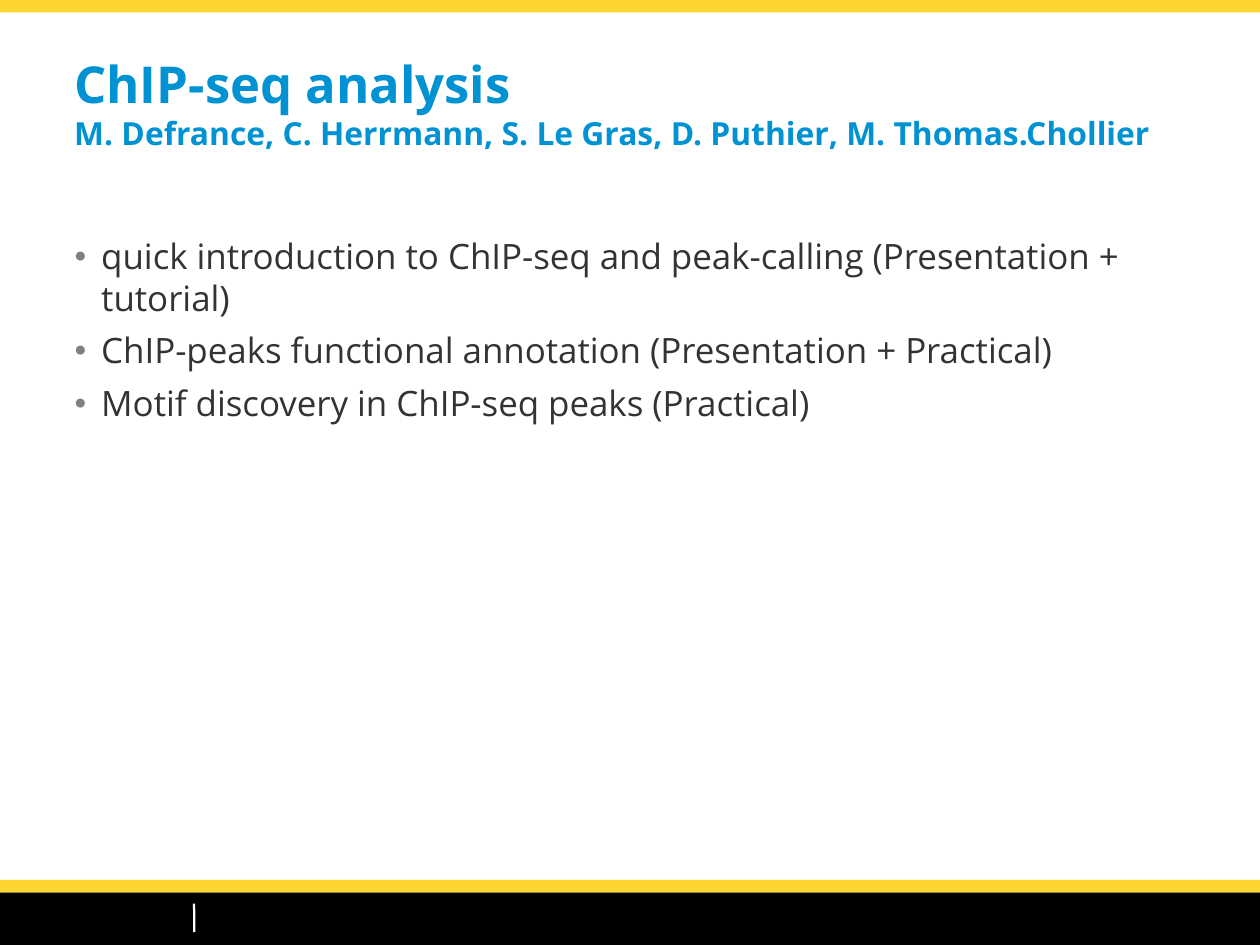
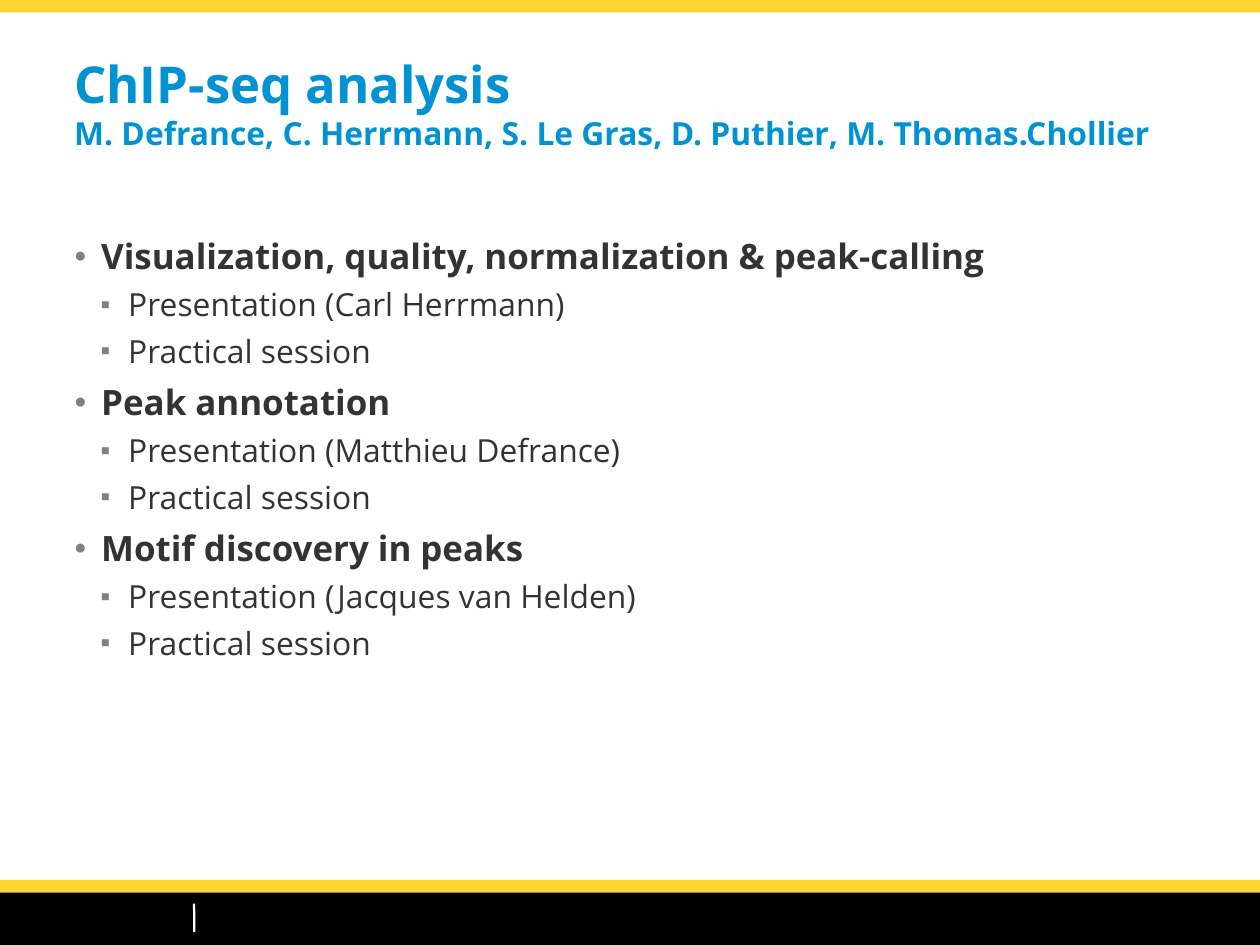
Before and after one commit to dputhier/EBA_2015_ChIP-Seq, a slide deck: slide 1 of slides/chipseq_CarlHerrmann_Roscoff2015.odp. Drawn at 1260x945 pixels with LibreOffice and Linux fonts; fonts in the diff are those of the drawing; background and template pictures are left out. Boxes give left, top, right and bottom in pixels: in the first picture for what was removed or moved away, otherwise in the second. Text is boxed around its words. In the diff, an @@ line names an element or a change of style, - is before the commit and + after.

```diff
--- a/slides/chipseq_CarlHerrmann_Roscoff2015.odp
+++ b/slides/chipseq_CarlHerrmann_Roscoff2015.odp
@@ text at bbox=[101, 242, 984, 656]: text changed; size 22 to 20 pt @@
-● quick introduction to ChIP-seq and peak-calling (Presentation + tutorial)
-● ChIP-peaks functional annotation (Presentation + Practical)
-● Motif discovery in ChIP-seq peaks (Practical)
+● Visualization, quality, normalization & peak-calling
+  ■ Presentation (Carl Herrmann)
+  ■ Practical session
+● Peak annotation
+  ■ Presentation (Matthieu Defrance)
+  ■ Practical session
+● Motif discovery in peaks
+  ■ Presentation (Jacques van Helden)
+  ■ Practical session
```
Also in this commit, not shown: 1 other slide changed, 1 slide removed, 1 other file.
